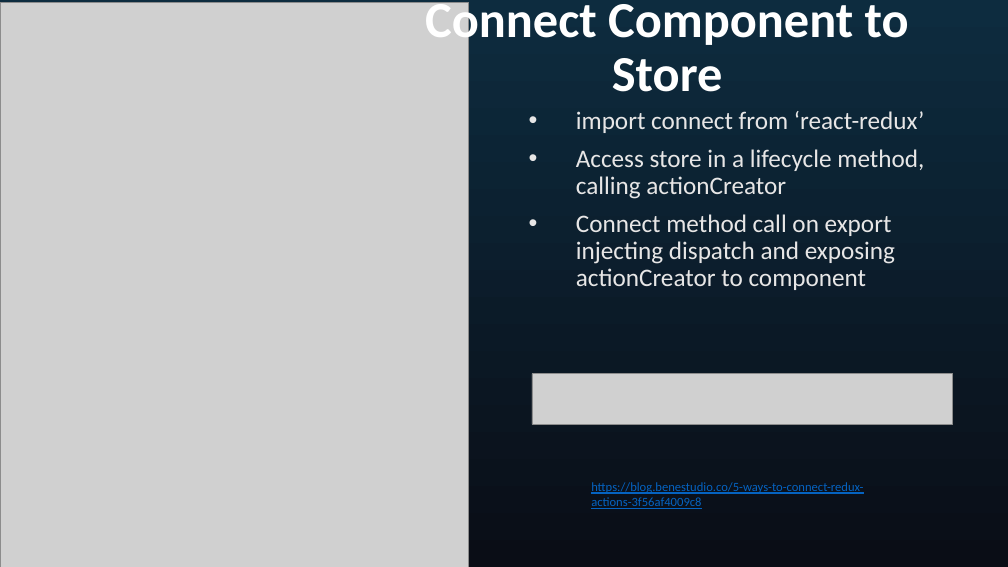
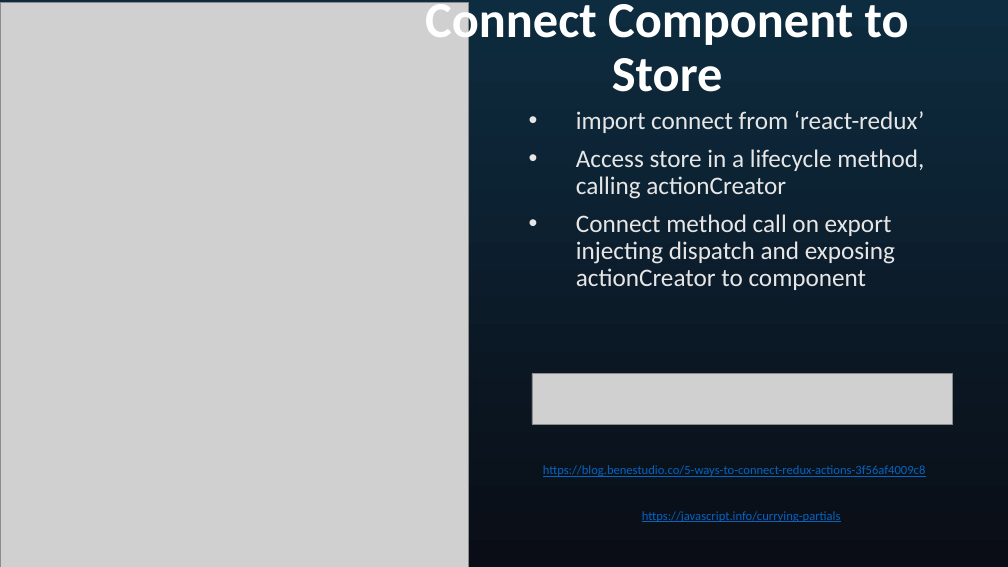
Before and after one commit to seblechernet/PowerPoint-Decks, a slide deck: slide 19 of 05 Flux and Redux.pptx. Drawn at 1008x567 pixels with LibreOffice and Linux fonts; fonts in the diff are those of the drawing; grey boxes stand for pictures. Boxes give left, top, right and bottom in pixels: in the first picture for what was removed or moved away, otherwise in the second. Text is boxed around its words. In the diff, an @@ line names an element or a change of style, - is before the commit and + after.

Commit message:
updates

```diff
--- a/05 Flux and Redux.pptx
+++ b/05 Flux and Redux.pptx
@@ text "https://blog.benestudio.co/5-ways-to-connect-redux-actions-3 ..." rewrapped from (591, 482, 863, 509) to (543, 465, 926, 477) @@
@@ text added at (642, 511, 841, 522), 12 pt, text #0563C1, underline @@
+https://javascript.info/currying-partials
```
Also in this commit, not shown: 2 other slides changed.
